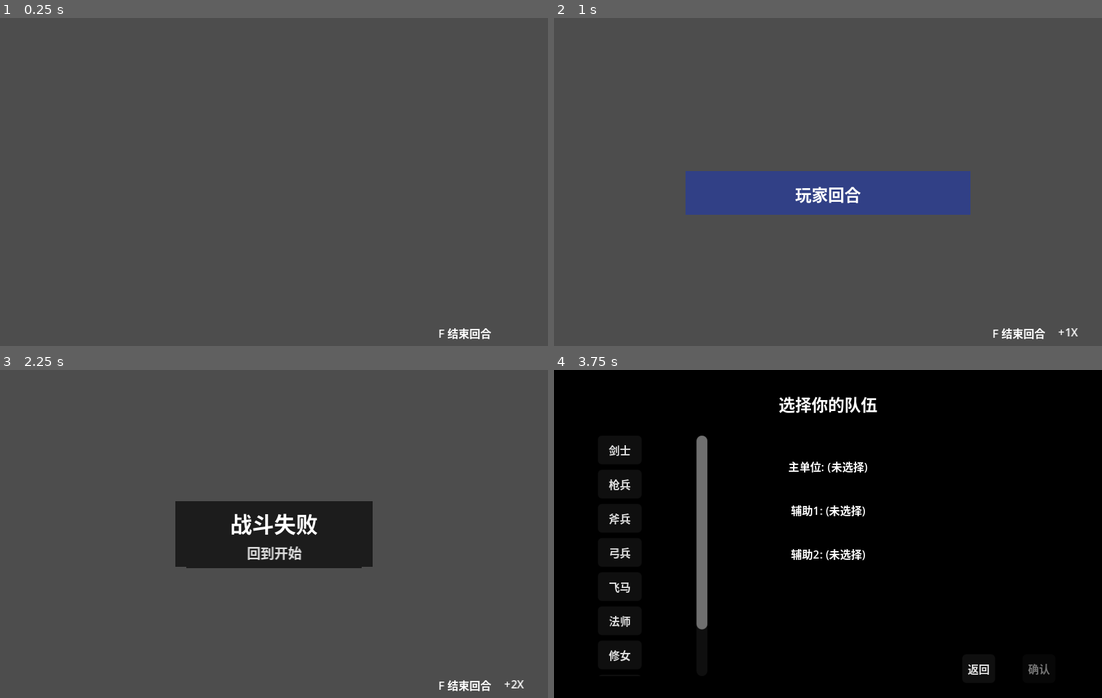
Above: before the commit, frames 1-4 (two rows, left to right).
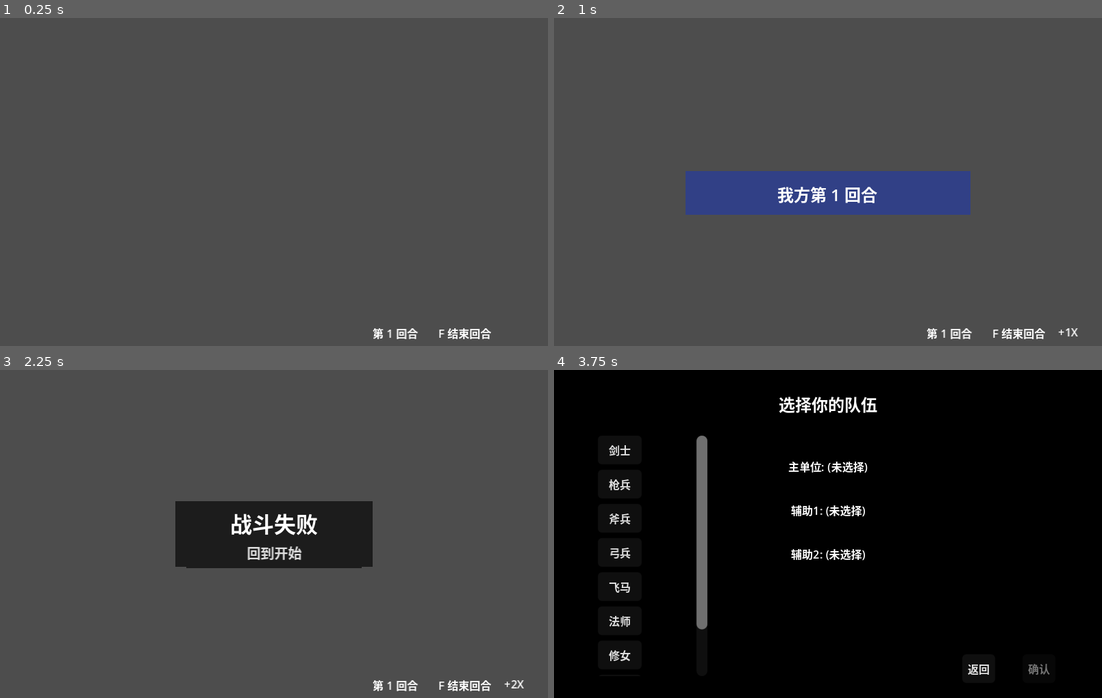
Above: after the commit, the same moments.

Repository: ZhuXilin/Dev_Project_260730
Game: Godot game, scene res://content/scenes/levels/Battlefield.tscn
The game is run twice, just before and just after one commit, with the same random seed, the same clock (stepped at 60 frames per second) and the same inputs. This scene is started directly instead of the project's main scene. Sound files missing from this copy of the repository are replaced by a short silence.
Inputs (mouse positions are in pixels of both pictures, inside the frame that each line leads up to):
- Up to frame 1 (0.25 s): no input
- Up to frame 2 (1 s): tap Enter at 0.5 s; move the mouse to (948, 165) at 0.52 s; hold Up from 0.53 s (still down); tap F at 0.6 s; click (948, 165) at 0.67 s
- Up to frame 3 (2.25 s): release Up at 1.25 s; tap Space at 1.25 s; drag from (164, 550) to (246, 599) at 1.27 s; tap Enter at 2 s; move the mouse to (328, 461) at 2.02 s; hold Up from 2.03 s (still down); tap 9 at 2.1 s; click (328, 461) at 2.17 s
- Up to frame 4 (3.75 s): release Up at 2.75 s; click "回到开始" at 2.75 s; click "开始游戏" at 3.5 s

The runs differ from the first frame. In frame 1, 0.1% of the frame differs, in the area x 68-77%, y 94-98%; in frame 2, 0.7%, in the area x 40-77%, y 51-98%; in frame 3, 0.1%; in frame 4, less than 0.1%.
Error before the commit: Invalid access to property or key 'unit_configs' on a base object of type 'Resource (MapData)'. (res://function/script/Battlefield.gd:544)
Error after the commit: Invalid access to property or key 'unit_configs' on a base object of type 'Resource (MapData)'. (res://function/script/Battlefield.gd:546)

Commit message:
Add turn count system

Diff:
--- a/content/scenes/levels/Battlefield.tscn
+++ b/content/scenes/levels/Battlefield.tscn
@@ -67,6 +67,18 @@
 offset_right = -16.0
 theme_override_font_sizes/font_size = 8
 
+[node name="TurnCountLayer" type="CanvasLayer" parent="." unique_id=2005747560]
+
+[node name="TurnCountIndicator" type="Label" parent="TurnCountLayer" unique_id=1602463363]
+anchors_preset = -1
+anchor_right = 1.0
+anchor_bottom = 1.0
+offset_left = 272.0
+offset_top = 224.0
+offset_right = -99.0
+theme_override_font_sizes/font_size = 8
+text = "第N回合"
+
 [node name="ActionMenu" type="CanvasLayer" parent="." unique_id=1162718456]
 
 [node name="ActionPanel" type="PanelContainer" parent="ActionMenu" unique_id=1450980122]
--- a/function/global/Globals.gd
+++ b/function/global/Globals.gd
@@ -43,6 +43,8 @@
 var current_map_node_id: String = ""
 var map_node_states: Dictionary = {}  # key: node_id, value: { "visited": bool, "completed": bool }
 var is_non_combat_mode: bool = false
+var current_battle_turn: int = 0   # 单局战斗回合计数
+var _last_increment_time: float = 0.0   # 上次递增时间戳（秒）
 
 # 地图缓存
 var current_map_level_data: MapLevelData = null
@@ -138,3 +140,15 @@
 
 func get_gray_color(primary: bool = true) -> Color:
 	return GRAY_COLORS["primary"] if primary else GRAY_COLORS["secondary"]
+
+func reset_battle_turn():
+	current_battle_turn = 0
+
+func increment_battle_turn():
+	var now = Time.get_ticks_msec() / 1000.0
+	if now - _last_increment_time < 0.05:   # 50ms 内的重复调用视为无效
+		print("忽略重复回合递增")
+		return
+	_last_increment_time = now
+	current_battle_turn += 1
+	print("回合计数递增: ", current_battle_turn)
--- a/function/script/Battlefield.gd
+++ b/function/script/Battlefield.gd
@@ -42,6 +42,7 @@
 @onready var item_list_container : VBoxContainer = $SettingLayer/ItemListPanel/ItemListContainer
 @onready var item_action_panel : CanvasLayer = $ItemActionPanel
 @onready var end_turn_button: Label = $EndTurnLayer/EndTurnButton
+@onready var turn_count_label: Label = $TurnCountLayer/TurnCountIndicator
 
 # ---- 常量 ----
 const CELL_SIZE : int = 16
@@ -62,6 +63,7 @@
 
 # ===================== 生命周期 =====================
 func _ready():
+	turn_count_label.text = "第 0 回合"
 	Globals.is_non_combat_mode = false   # 重置非战斗模式标志
 	print("=== Battlefield _ready 开始 ===")
 
@@ -612,28 +614,93 @@
 	attack_btn.pressed.connect(_on_attack_btn_pressed)
 	wait_btn.pressed.connect(_on_wait_btn_pressed)
 
+	# 先断开再连接所有 SignalBus 信号，避免重复
+	if SignalBus.request_highlight.is_connected(_on_highlight_request):
+		SignalBus.request_highlight.disconnect(_on_highlight_request)
 	SignalBus.request_highlight.connect(_on_highlight_request)
+
+	if SignalBus.request_clear_highlight.is_connected(highlight_manager.clear_highlight):
+		SignalBus.request_clear_highlight.disconnect(highlight_manager.clear_highlight)
 	SignalBus.request_clear_highlight.connect(highlight_manager.clear_highlight)
+
+	if SignalBus.request_move_unit.is_connected(_on_instant_move):
+		SignalBus.request_move_unit.disconnect(_on_instant_move)
 	SignalBus.request_move_unit.connect(_on_instant_move)
+
+	if SignalBus.request_move_along_path.is_connected(_on_request_move_along_path):
+		SignalBus.request_move_along_path.disconnect(_on_request_move_along_path)
 	SignalBus.request_move_along_path.connect(_on_request_move_along_path)
+
+	if SignalBus.request_ai_move_along_path.is_connected(_on_ai_move_along_path):
+		SignalBus.request_ai_move_along_path.disconnect(_on_ai_move_along_path)
 	SignalBus.request_ai_move_along_path.connect(_on_ai_move_along_path)
+
+	if SignalBus.request_show_menu.is_connected(_on_request_show_menu):
+		SignalBus.request_show_menu.disconnect(_on_request_show_menu)
 	SignalBus.request_show_menu.connect(_on_request_show_menu)
+
+	if SignalBus.request_hide_menu.is_connected(ui_manager.hide_menu):
+		SignalBus.request_hide_menu.disconnect(ui_manager.hide_menu)
 	SignalBus.request_hide_menu.connect(ui_manager.hide_menu)
+
+	if SignalBus.request_show_victory.is_connected(_on_request_show_victory):
+		SignalBus.request_show_victory.disconnect(_on_request_show_victory)
 	SignalBus.request_show_victory.connect(_on_request_show_victory)
+
+	# 关键：turn_changed 只连接一次，先断开再连接
+	if SignalBus.turn_changed.is_connected(_on_turn_changed):
+		SignalBus.turn_changed.disconnect(_on_turn_changed)
 	SignalBus.turn_changed.connect(_on_turn_changed)
+
+	if SignalBus.request_highlight_unit.is_connected(_on_highlight_unit):
+		SignalBus.request_highlight_unit.disconnect(_on_highlight_unit)
 	SignalBus.request_highlight_unit.connect(_on_highlight_unit)
+
+	if SignalBus.request_clear_highlight_unit.is_connected(_on_clear_highlight_unit):
+		SignalBus.request_clear_highlight_unit.disconnect(_on_clear_highlight_unit)
 	SignalBus.request_clear_highlight_unit.connect(_on_clear_highlight_unit)
+
+	if SignalBus.request_screen_shake.is_connected(_on_request_screen_shake):
+		SignalBus.request_screen_shake.disconnect(_on_request_screen_shake)
 	SignalBus.request_screen_shake.connect(_on_request_screen_shake)
+
+	if SignalBus.request_damage_popup.is_connected(_on_request_damage_popup):
+		SignalBus.request_damage_popup.disconnect(_on_request_damage_popup)
 	SignalBus.request_damage_popup.connect(_on_request_damage_popup)
+
+	if SignalBus.request_show_info.is_connected(_on_request_show_info):
+		SignalBus.request_show_info.disconnect(_on_request_show_info)
 	SignalBus.request_show_info.connect(_on_request_show_info)
+
+	if SignalBus.request_hide_info.is_connected(_on_request_hide_info):
+		SignalBus.request_hide_info.disconnect(_on_request_hide_info)
 	SignalBus.request_hide_info.connect(_on_request_hide_info)
+
+	if SignalBus.request_show_setting.is_connected(_on_request_show_setting):
+		SignalBus.request_show_setting.disconnect(_on_request_show_setting)
 	SignalBus.request_show_setting.connect(_on_request_show_setting)
+
+	if SignalBus.request_hide_setting.is_connected(_on_request_hide_setting):
+		SignalBus.request_hide_setting.disconnect(_on_request_hide_setting)
 	SignalBus.request_hide_setting.connect(_on_request_hide_setting)
+
+	if SignalBus.speed_changed.is_connected(_on_speed_changed):
+		SignalBus.speed_changed.disconnect(_on_speed_changed)
 	SignalBus.speed_changed.connect(_on_speed_changed)
+
+	if SignalBus.request_show_enemy_preview.is_connected(_on_show_enemy_preview):
+		SignalBus.request_show_enemy_preview.disconnect(_on_show_enemy_preview)
 	SignalBus.request_show_enemy_preview.connect(_on_show_enemy_preview)
+
 	_on_speed_changed(Globals.game_speed)
 
+	# MovementAnimator 信号
+	if movement_animator.movement_finished.is_connected(_on_player_movement_finished):
+		movement_animator.movement_finished.disconnect(_on_player_movement_finished)
 	movement_animator.movement_finished.connect(_on_player_movement_finished)
+
+	if movement_animator.ai_movement_finished.is_connected(_on_ai_movement_finished):
+		movement_animator.ai_movement_finished.disconnect(_on_ai_movement_finished)
 	movement_animator.ai_movement_finished.connect(_on_ai_movement_finished)
 
 # ===================== 信号回调 =====================
@@ -866,10 +933,16 @@
 
 # 原 _on_turn_changed 改为启动异步处理
 func _on_turn_changed(team: int):
+	print("连接数: ", SignalBus.turn_changed.get_connections().size())
 	_handle_turn_change_async(team)
 
 # 新增异步处理函数（将原 _on_turn_changed 的全部逻辑移入）
 func _handle_turn_change_async(team: int):
+	if team == 0:
+		print("玩家回合开始，递增前计数: ", Globals.current_battle_turn)
+		Globals.increment_battle_turn()
+		turn_count_label.text = "第 " + str(Globals.current_battle_turn) + " 回合"
+		print("玩家回合开始，递增后计数: ", Globals.current_battle_turn)
 	if TurnManager.is_game_over:
 		return
 	if _turn_changed_locked:
@@ -899,6 +972,9 @@
 	InputManager.attackable_targets = []
 
 	MusicManager.stop_music()
+
+	if team == 0:
+		Globals.increment_battle_turn()
 
 	await get_tree().create_timer(transition_delay_before_fade).timeout
 	await turnlayer_manager.play_transition(team)
@@ -1767,6 +1843,7 @@
 # ---- 地图模式：胜利继续 ----
 func _on_map_victory_continue():
 	print("地图模式：战斗胜利，继续旅程")
+	Globals.reset_battle_turn()   # 返回地图前清零
 	var tree = get_tree()
 	if tree:
 		tree.change_scene_to_file("res://content/scenes/ui/MapScene.tscn")
@@ -1774,6 +1851,7 @@
 # ---- 地图模式：失败返回单位选择界面 ----
 func _on_map_defeat_gameover():
 	print("地图模式：战斗失败，返回单位选择界面")
+	Globals.reset_battle_turn()   # 返回单位选择前清零
 	GameState.reset_all()
 	var tree = get_tree()
 	if tree:
@@ -1880,16 +1958,10 @@
 func _update_end_turn_button_visibility():
 	if not end_turn_button:
 		return
-
-	# 非战斗模式下，按钮由 _setup_non_combat_mode 控制，此处不干预
 	if is_non_combat_mode:
 		return
-
-	# 战斗模式下，根据设置菜单状态控制可见性
-	var should_hide = setting_panel and setting_panel.visible
-	end_turn_button.visible = not should_hide
-	if end_turn_button.visible:
-		end_turn_button.mouse_filter = Control.MOUSE_FILTER_STOP
+	end_turn_button.visible = true
+	end_turn_button.mouse_filter = Control.MOUSE_FILTER_STOP
 
 func _end_player_turn():
 	if TurnManager.is_game_over:
--- a/function/script/MapScene.gd
+++ b/function/script/MapScene.gd
@@ -18,6 +18,7 @@
 	# ---- 检查是否需要推进天数（Boss 战胜利触发） ----
 	if GameState.should_advance_day:
 		GameState.should_advance_day = false
+		Globals.reset_battle_turn()
 		print("检测到 Boss 胜利，推进天数")
 		var has_next = LevelManager.advance_day()
 		if not has_next:
--- a/function/script/TurnLayerManager.gd
+++ b/function/script/TurnLayerManager.gd
@@ -32,7 +32,12 @@
 
 	turn_overlay.modulate.a = 1.0
 	if _text_label:
-		_text_label.text = "玩家回合" if team == 0 else "敌人回合"
+		# 修改：根据队伍显示带回合数的文字
+		var turn_num = Globals.current_battle_turn
+		if team == 0:
+			_text_label.text = "我方第 " + str(turn_num) + " 回合"
+		else:
+			_text_label.text = "敌方第 " + str(turn_num) + " 回合"
 		_text_label.visible = true
 		_text_label.modulate.a = 1.0
 
